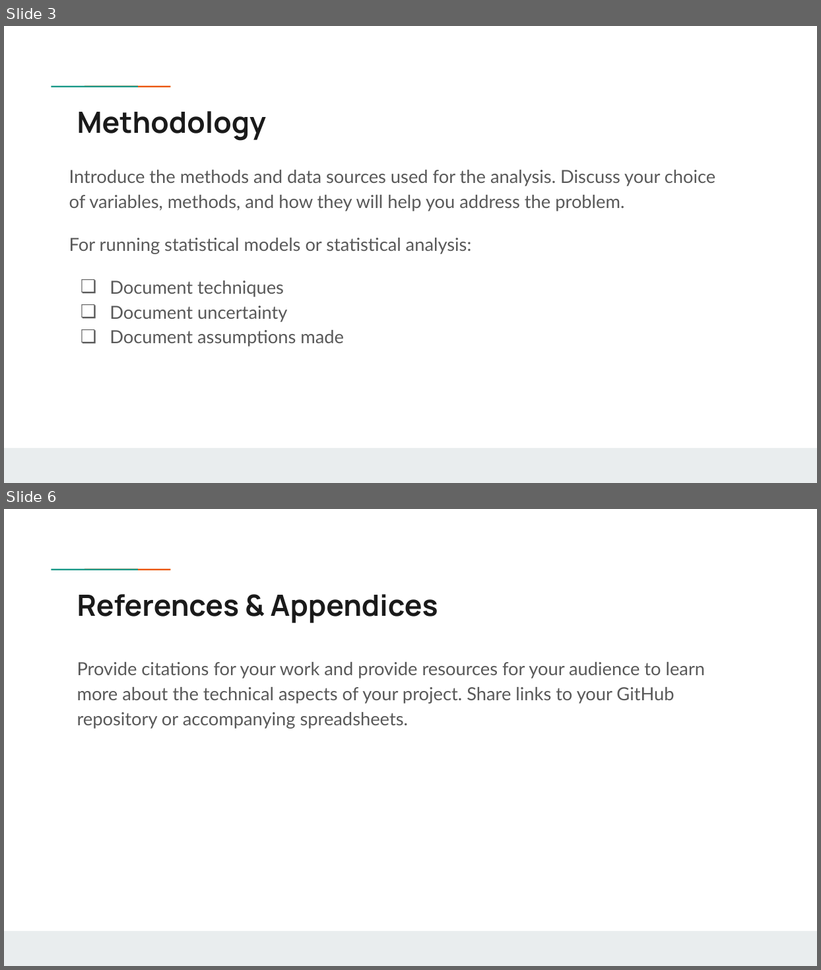
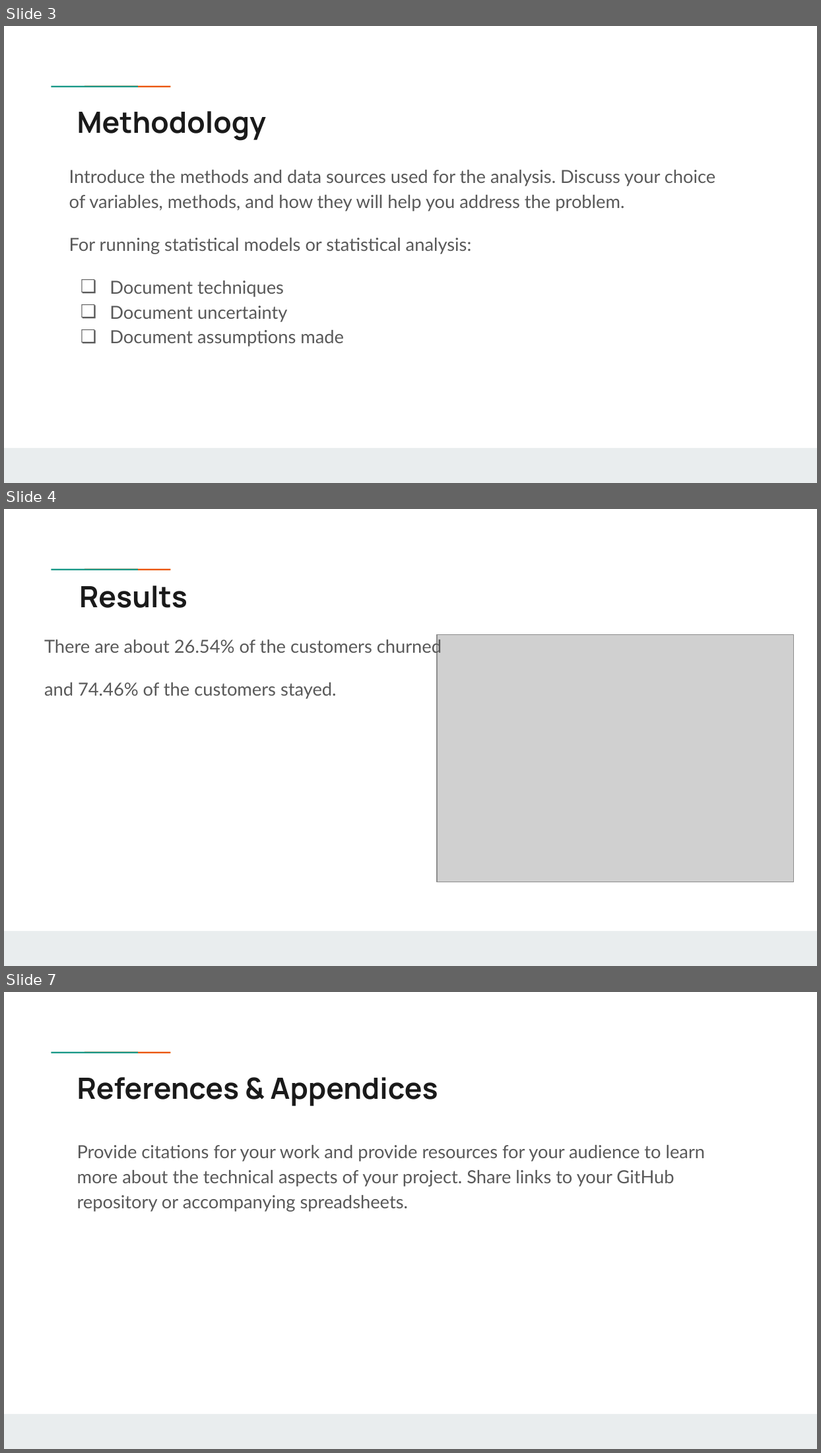
Before and after one commit to Chvava11/Bi_project_customer_churn, a slide deck: Result/Vanessa’s project .pptx. Shown one above the other, each under a label of ours: slides 3 and 6 before the commit, slides 3, 4 and 7 after it; the slides between them are not shown. The pictures are 821x970 and 821x1453 pixels, drawn with LibreOffice and Linux fonts; fonts in the diff are those of the drawing; grey boxes stand for pictures; background and template pictures are left out. Boxes give left, top, right and bottom in pixels: in the first picture for what was removed or moved away, otherwise in the second. Text is boxed around its words. In the diff, an @@ line names an element or a change of style, - is before the commit and + after.

```diff
--- a/Result/Vanessa’s project .pptx
+++ b/Result/Vanessa’s project .pptx
@@ slide 4 added at (4,509,817,966), background #FFFFFF; not listed: 3 template elements that a slide beside it also shows @@
@@ title added at (79,586,187,608), 26 pt, text #1A1A1A, bold @@
+Results
@@ text added at (44,637,442,699), 16 pt, text #595959 @@
+There are about 26.54% of the customers churned
+and 74.46% of the customers stayed.
@@ picture added at (436,635,793,882) @@
@@ what was slide 6 is now slide 7 @@
```
Also in this commit, not shown: 1 slide changed, 1 other slide added, 1 slide removed, 1 other file.
